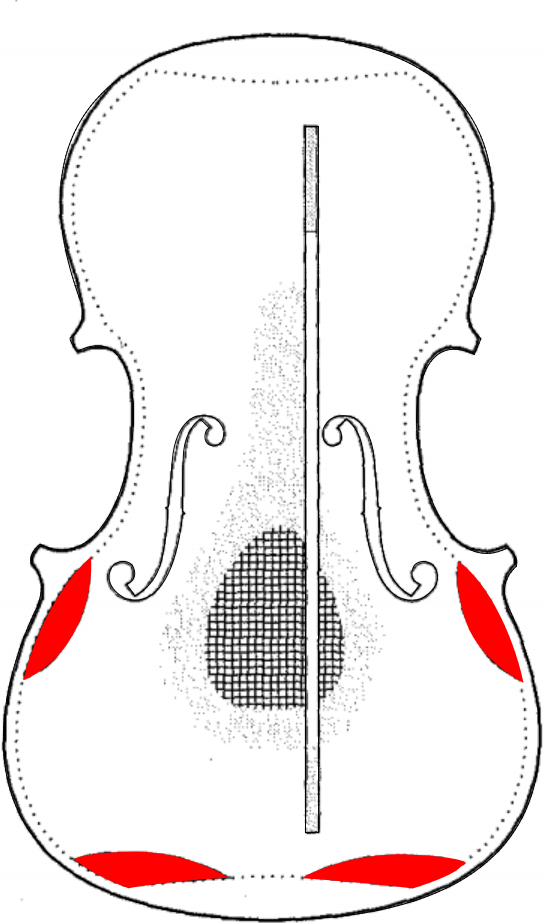
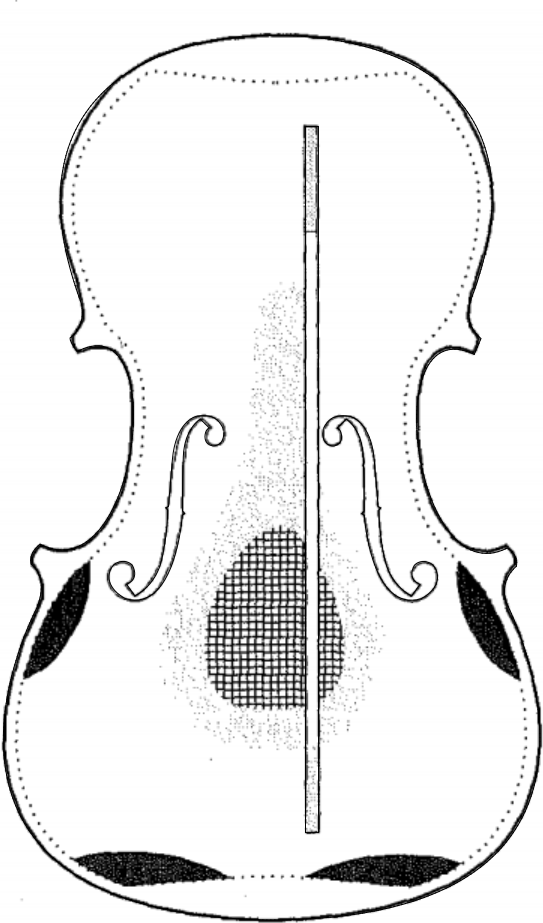
The second (543, 923) image is a revision of the first. Changes to its layers:
hid "2L" over [23, 557, 524, 889]
